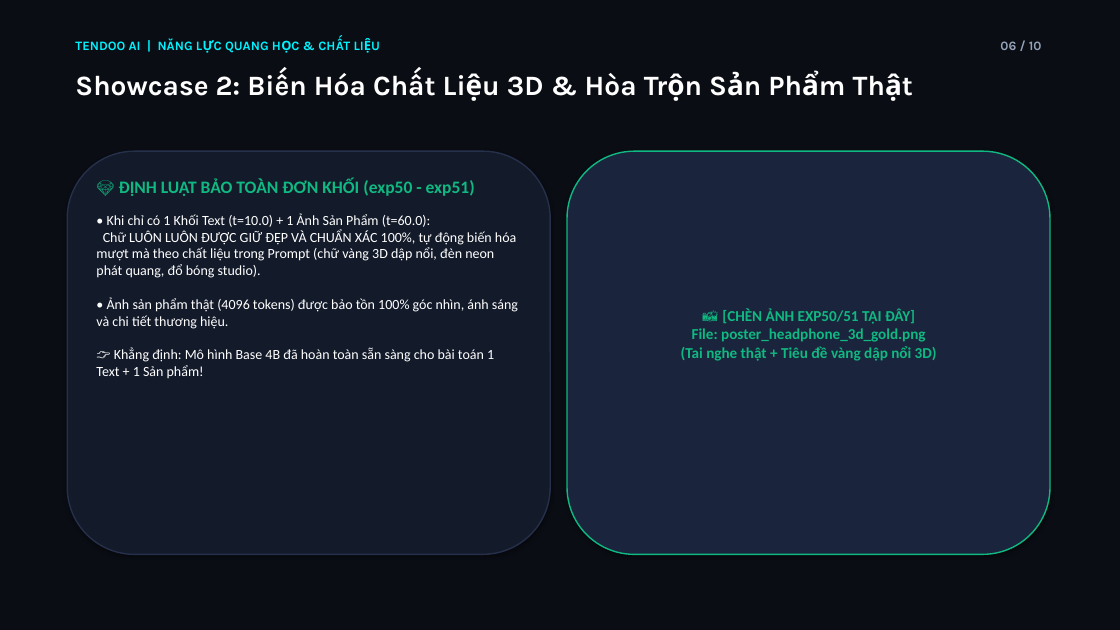
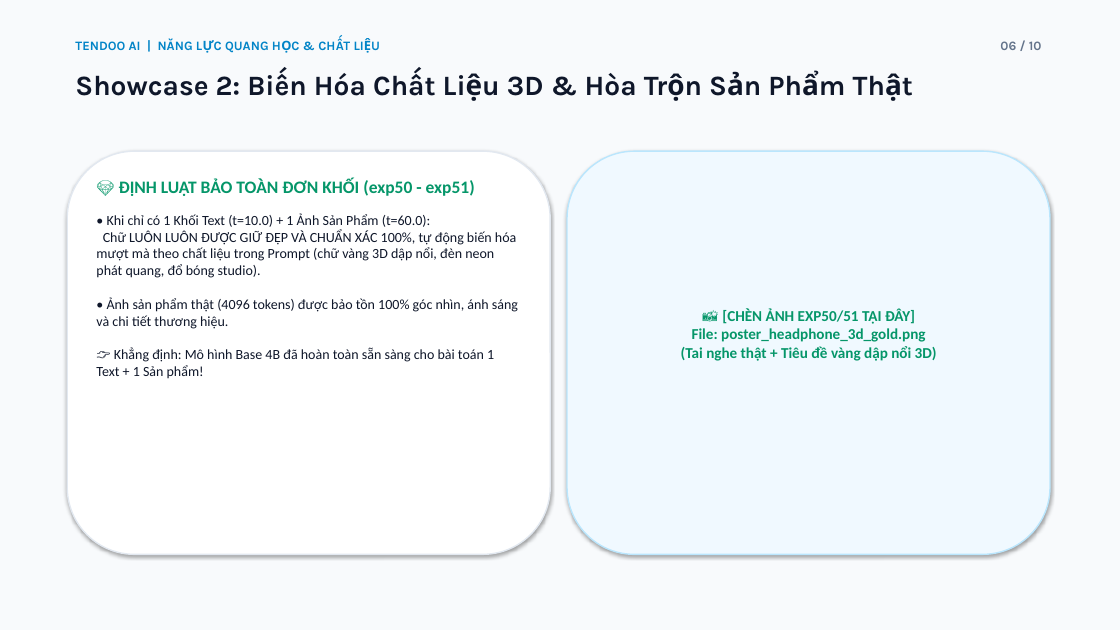
Before and after one commit to ncminhbka/tendoo, a slide deck: slide 6 of docs/TENDOO_AI_PHASE_3_EXECUTIVE_REPORT.pptx. Drawn at 1120x630 pixels with LibreOffice and Linux fonts; fonts in the diff are those of the drawing. Boxes give left, top, right and bottom in pixels: in the first picture for what was removed or moved away, otherwise in the second. Text is boxed around its words. In the diff, an @@ line names an element or a change of style, - is before the commit and + after.

Commit message:
docs: cập nhật bộ Slide PowerPoint sang tông màu sáng (Enterprise Light Theme)

```diff
--- a/docs/TENDOO_AI_PHASE_3_EXECUTIVE_REPORT.pptx
+++ b/docs/TENDOO_AI_PHASE_3_EXECUTIVE_REPORT.pptx
@@ rectangle at <box>0,0,1120,630</box>: fill #0A0D14 to #F8FAFC @@
@@ text "TENDOO AI | NĂNG LỰC ..." at <box>75,38,269,261</box>: text colour #00F2FE to #0284C7 @@
@@ text "06 / 10" at <box>1000,41,1042,50</box>: text colour #94A3B8 to #64748B @@
@@ text "Showcase 2: Biến Hóa Chất ..." at <box>75,75,516,312</box>: text colour #FFFFFF to #0F172A @@
@@ rounded rectangle at <box>67,151,550,555</box>: fill #131A2A to #FFFFFF; outline #26304A 1.2 pt to #E2E8F0 1.2 pt @@
@@ text "💎 ĐỊNH LUẬT BẢO TOÀN ..." at <box>96,179,518,379</box>: text colour #10B981 to #059669 in "💎 ĐỊNH LUẬT BẢO TOÀN ĐƠN KHỐI ..."; text colour #FFFFFF to #0F172A in "• Khi chỉ có 1 Khối Text ..." @@
@@ rounded rectangle at <box>567,151,1050,555</box>: fill #1A243C to #F0F9FF; outline #10B981 1.2 pt to #BAE6FD 1.2 pt @@
@@ text "📸 [CHÈN ẢNH EXP50/51 TẠI ..." at <box>681,308,937,361</box>: text colour #10B981 to #059669 @@
```
Also in this commit, not shown: 9 other slides changed, 1 other file.
